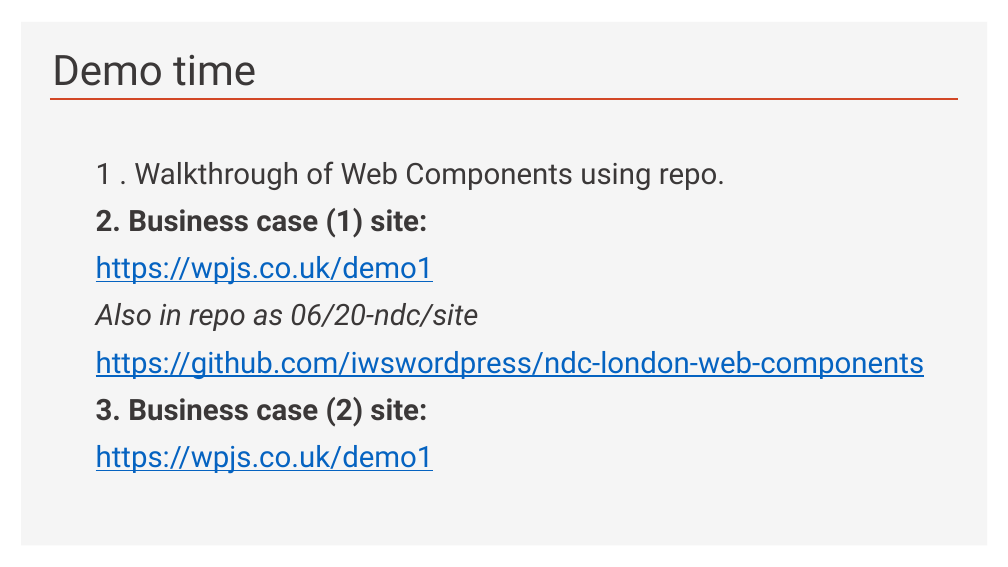
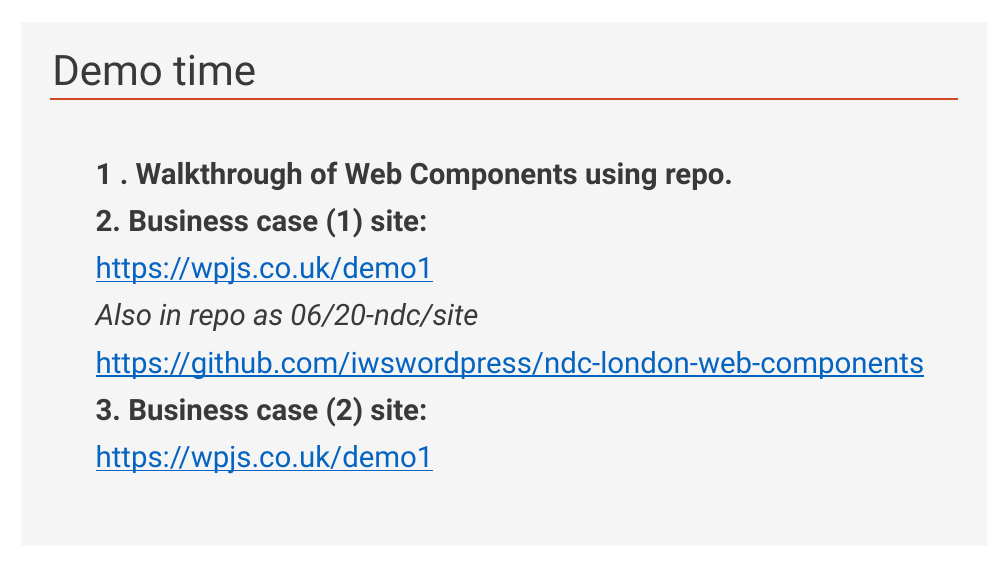
Before and after one commit to iwswordpress/ndc-london-web-components, a slide deck: slide 34 of talk.pptx. Drawn at 1008x567 pixels with LibreOffice and Linux fonts; fonts in the diff are those of the drawing. Boxes give left, top, right and bottom in pixels: in the first picture for what was removed or moved away, otherwise in the second. Text is boxed around its words. In the diff, an @@ line names an element or a change of style, - is before the commit and + after.

```diff
--- a/talk.pptx
+++ b/talk.pptx
@@ text at (x1=96, y1=161, x2=733, y2=190): bold on in "1 . Walkthrough of Web Components using ..." @@
```
Also in this commit, not shown: 3 other slides changed, 1 other file.
